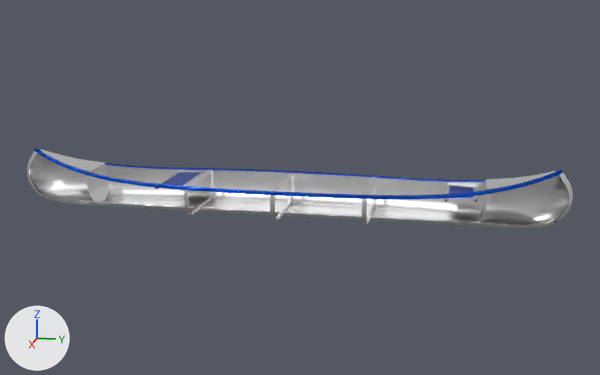
Renders of the glTF model game/assets/canoe.glb from each side of a commit.
Rendered twice from a 50 mm lens placed at (168.7, 37.5, 47.7), pointed at (-0.8, 3.6, 5.3). The lights are fixed; the arrows at lower left show +X, +Y and +Z. The older version comes first. Where no turn or scale is listed for an object, it has been applied to the vertices. Vertices at exactly the same position are counted once.

The first picture shows 'alu', 'eluxerad001', 'leftinner', 'linderblå002' and 2 more.
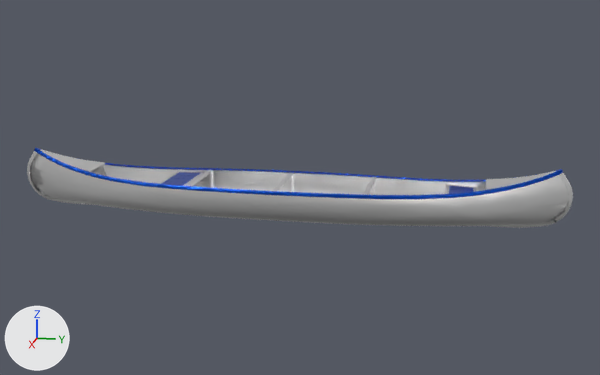
Boxes (x1, y1, x2, y2) around the edits, measured in the pictures (600 x 375 px):
'leftinner', reshaped: before (30, 153, 569, 225); after (30, 153, 569, 226)
part 1 of me_leftinner_001, added: after (30, 153, 569, 226)
'eluxerad001', unchanged, covered by the edit: (27, 151, 573, 228) in both

The change in detail:
me_leftinner_001 is used by ob_leftinner; location (-0.1, 0.0, -0.1).
me_leftinner_001 had 649 vertices, 1206 faces and spanned x -9.9..0.3, y -58.6..58.6, z 0.0..11.4.
me_leftinner_001 now has 1246 vertices, 2412 faces and spans x -9.9..9.9, y -58.6..58.6, z 0.0..11.4.
me_leftinner_001 part 1: 597 vertices added at x -0.3..9.9, y -58.6..58.6, z 0.0..11.4.
